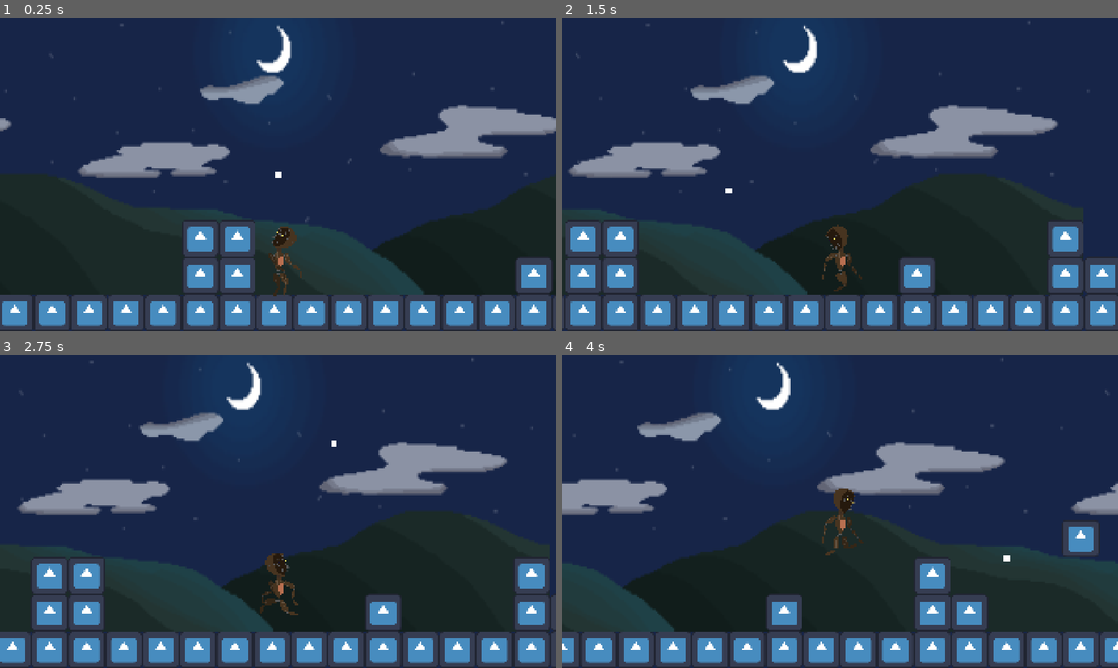
Above: before the commit, frames 1-4 (two rows, left to right).
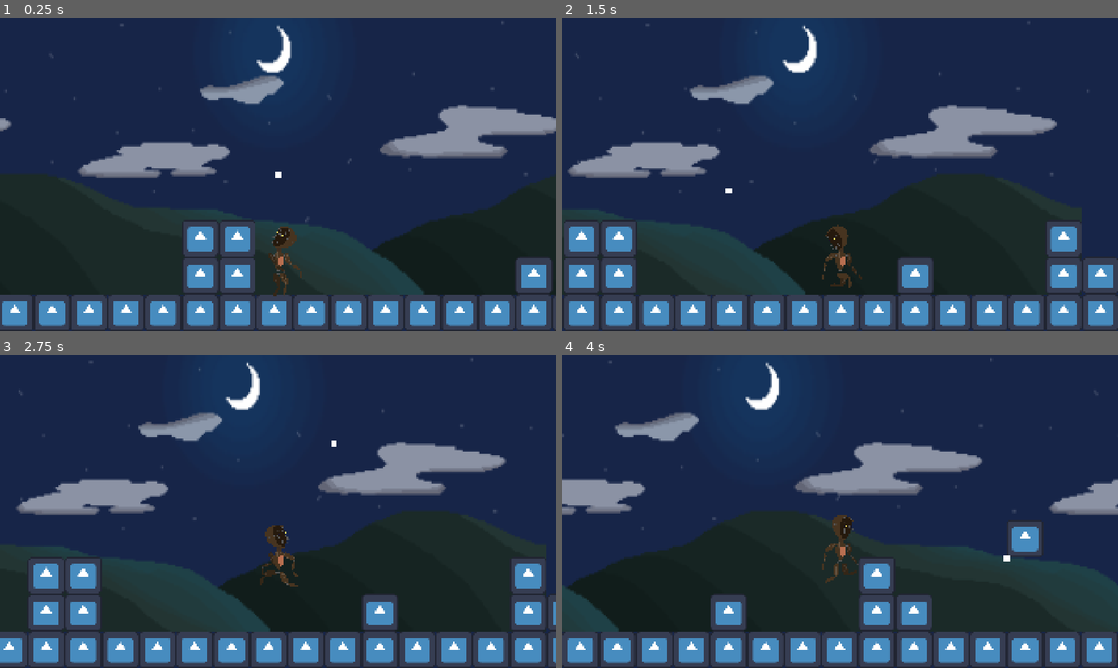
Above: after the commit, the same moments.

Repository: State0fFlux/Strings-Attached
Game: Godot game, scene res://scenes/ShowManager.tscn
Two runs of this game, one before a commit and one after it. Both use one fixed random seed, a clock stepped at 60 frames per second and the inputs below. The engine's default icon, where the game draws it, is replaced by a stand-in: a white triangle on a blue panel in a dark square.
Inputs (mouse positions are in pixels of both pictures, inside the frame that each line leads up to):
- Up to frame 1 (0.25 s): no input
- Up to frame 2 (1.5 s): tap Enter at 0.5 s; move the mouse to (962, 158) at 0.52 s; hold D (Right) from 0.53 s (still down); tap Space (Jump) at 0.6, 0.77, 1.07 s; move the mouse to (728, 190) at 1.27 s; tap W (ZoomIn) at 1.35 s
- Up to frame 3 (2.75 s): tap Space (Jump) at 1.52, 1.55, 1.82, 2.3 s; move the mouse to (333, 442) at 2.02 s; release D (Right) at 2.03 s; hold A (Left) from 2.03 s (still down); hold S (ZoomOut) from 2.03 s (still down)
- Up to frame 4 (4 s): move the mouse to (812, 574) at 2.77 s; release A (Left) at 2.78 s; release S (ZoomOut) at 2.78 s; hold D (Right) from 2.78 s (still down); tap Space (Jump) at 2.85, 3.02, 3.32, 3.77, 3.8 s; move the mouse to (1006, 558) at 3.52 s; hold W (ZoomIn) from 3.53 s (still down)

The runs differ from the first frame. In frame 2, 3.4% of the frame differs, in the area x 0-100%, y 2-100%; in frame 3, 6.6%; in frame 4, 22%, in the area x 0-100%, y 1-100%.

Commit message:
Changed to double jump
lol i can't decide on which mechanic is best fit...

Diff:
--- a/character/Clockwork.gd
+++ b/character/Clockwork.gd
@@ -1,17 +1,22 @@
 extends CharacterBody2D
 
-const JUMP_VELOCITY = -1000 # -500
-const SPEED = 650
-const weight = 8 # 4
+# vertical movement
+const weight = 7
+@onready var JUMP_HEIGHT = -sqrt(0.5 * 980 * weight * 600) # -1000
+const jump_limit = 2
+var jump_count = 0
+
+# horizontal movement
+const WALK_SPEED = 600
+const JUMP_SPEED = 700
+var facing = "Right"
 
 var immobilized = false
-var facing = "Right"
 @onready var player = $"."
 @onready var anim = $AnimationPlayer
 @onready var head_sprite = $Body/Head
 @onready var head_bone = $Bones/Core/Head
 @onready var jump_timer = $JumpTimer
-
 
 func _physics_process(delta: float) -> void:
 	# Handle vertical movement
@@ -22,24 +27,19 @@
 		else: # going down
 			anim.play("fall" + facing)
 			#velocity += get_gravity() * delta * weight
-		if jump_timer.is_stopped() or velocity.y > 0: # apply weighted gravity
-			print("hard")
-			velocity += get_gravity() * delta * weight
-		else: # slower fall
-			print("soft")
-			velocity += get_gravity() * delta
+		velocity += get_gravity() * delta * weight
+	else:
+		jump_count = 0
 
 	# Handle jump input
-	if Input.is_action_just_pressed("Jump") and is_on_floor() and not immobilized:
-		velocity.y = JUMP_VELOCITY
-		jump_timer.start()
-	if Input.is_action_just_released("Jump") and not is_on_floor() and not immobilized:
-		jump_timer.stop()
+	if Input.is_action_just_pressed("Jump") and jump_count < jump_limit and not immobilized:
+		velocity.y = JUMP_HEIGHT
+		jump_count += 1
 
 	# Handle horizontal movement
 	var direction := Input.get_axis("Left", "Right")
 	if direction and not immobilized:
-		velocity.x = direction * SPEED
+		velocity.x = direction * (WALK_SPEED if jump_count <= 1 else JUMP_SPEED)
 		if direction < 0:
 			facing = "Left"
 		else:
@@ -47,7 +47,7 @@
 		if is_on_floor():
 			anim.play("walk" + facing)
 	else:
-		velocity.x = move_toward(velocity.x, 0, SPEED)
+		velocity.x = move_toward(velocity.x, 0, (WALK_SPEED if jump_count <= 1 else JUMP_SPEED))
 		if is_on_floor():
 			anim.play("idle" + facing)
 	move_and_slide()
--- a/character/Clockwork.tscn
+++ b/character/Clockwork.tscn
@@ -874,17 +874,17 @@
 [node name="RLeg" type="Node2D" parent="Body/Right"]
 
 [node name="RShin" type="Sprite2D" parent="Body/Right/RLeg"]
-position = Vector2(-30.3732, 336.929)
-rotation = -0.659275
-scale = Vector2(1.00076, 1.00076)
+position = Vector2(-30.1797, 336.929)
+rotation = -0.658294
+scale = Vector2(0.999877, 0.999877)
 texture = ExtResource("12_b48ef")
 offset = Vector2(-5, 81)
 metadata/_edit_lock_ = true
 
 [node name="RThigh" type="Sprite2D" parent="Body/Right/RLeg"]
-position = Vector2(34.7647, 185)
-rotation = 0.532389
-scale = Vector2(0.999786, 0.999786)
+position = Vector2(34.9993, 185)
+rotation = 0.532617
+scale = Vector2(0.999887, 0.999887)
 texture = ExtResource("14_a54qd")
 offset = Vector2(17, 77)
 metadata/_edit_lock_ = true
@@ -954,7 +954,7 @@
 [node name="LHand" type="Sprite2D" parent="Body/Left/LArm"]
 position = Vector2(-223.118, 174.592)
 rotation = 0.324611
-scale = Vector2(0.999521, 0.999521)
+scale = Vector2(0.999522, 0.999522)
 texture = ExtResource("5_8q1fb")
 offset = Vector2(6, 56)
 metadata/_edit_lock_ = true
